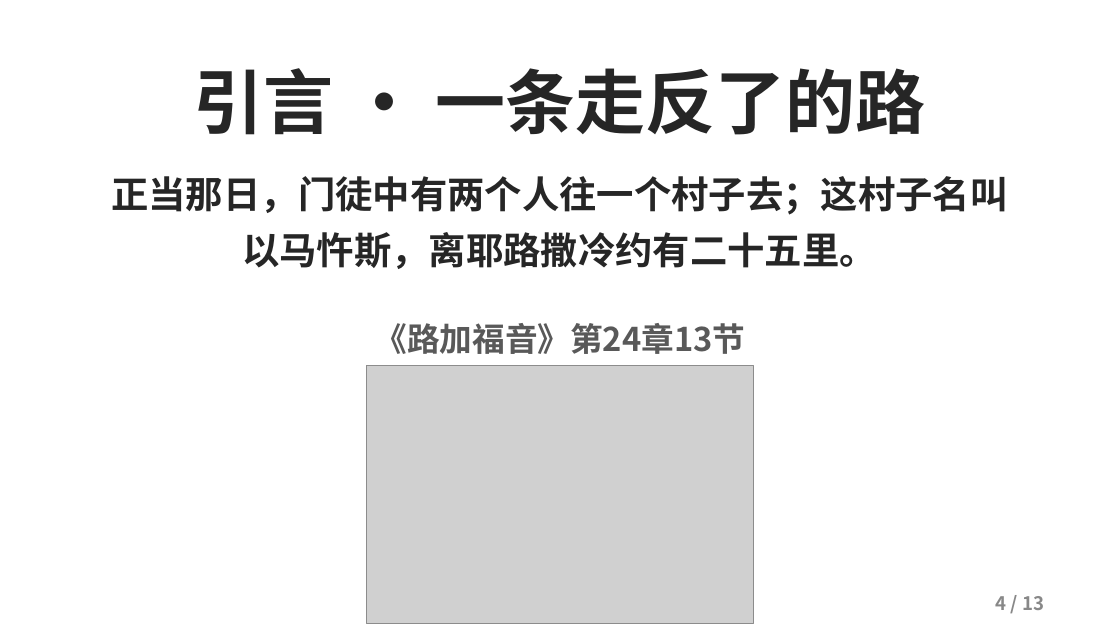
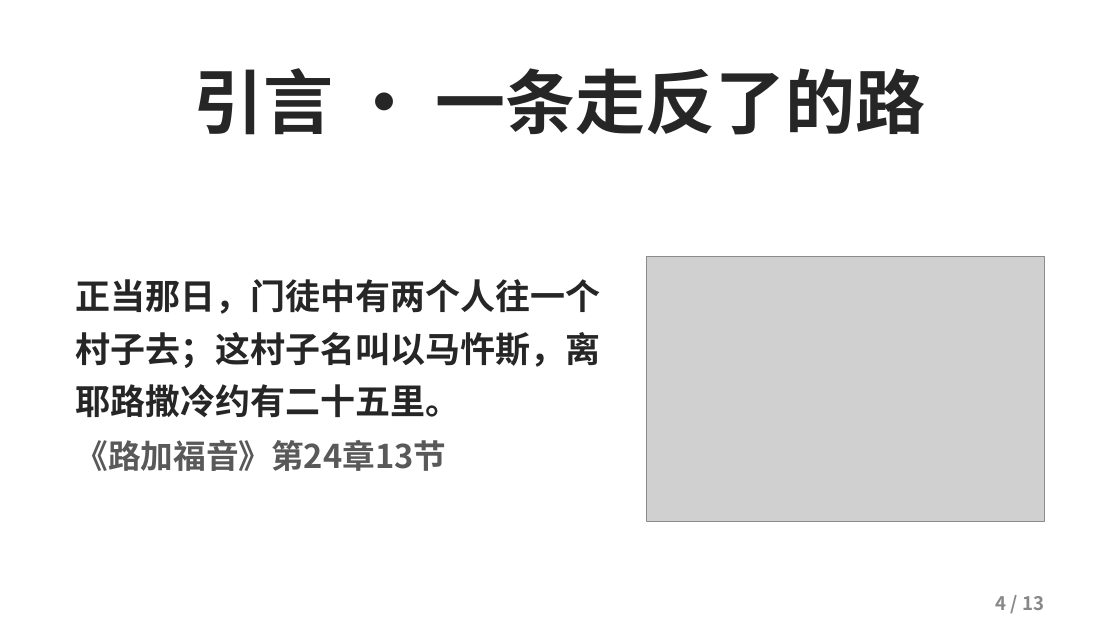
Before and after one commit to kaylechou/propresenter-lyric-tool, a slide deck: slide 4 of docs/从灰心到见证.pptx. Drawn at 1120x630 pixels with LibreOffice and Linux fonts; fonts in the diff are those of the drawing; grey boxes stand for pictures; background and template pictures are left out. Boxes give left, top, right and bottom in pixels: in the first picture for what was removed or moved away, otherwise in the second. Text is boxed around its words. In the diff, an @@ line names an element or a change of style, - is before the commit and + after.

```diff
--- a/docs/从灰心到见证.pptx
+++ b/docs/从灰心到见证.pptx
@@ text "正当那日，门徒中有两个人往一个村子去；这村子名叫以马忤斯，离耶路撒冷约有二十五里。": place and size @@
-text "正当那日，门徒中有两个人往一个村子去；这村子名叫以马忤斯，离耶路撒冷约有二十五里。" at [111,176,1007,269]
+text "正当那日，门徒中有两个人往一个村子去；这村子名叫以马忤斯，离耶路撒冷约有二十五里。" at [76,279,601,471]
@@ text "正当那日，门徒中有两个人往一个村子去；这村子名叫以马忤斯，离耶路撒冷约有二十五里。" at [76,279,601,471]: vertical alignment top to middle @@
@@ picture: place and size @@
-picture at [367,365,754,623]
+picture at [647,256,1044,521]
@@ text at [76,279,601,417]: size 32 to 30 pt in "正当那日，门徒中有两个人往一个村子去；这村子名叫以马忤斯，离耶路撒冷约有二十五里。"; alignment centre to left @@
@@ text removed at [375,323,746,354] @@
-《路加福音》第24章13节
@@ text at [76,440,447,471]: paragraph added @@
+《路加福音》第24章13节
```
Also in this commit, not shown: 3 other slides changed.
